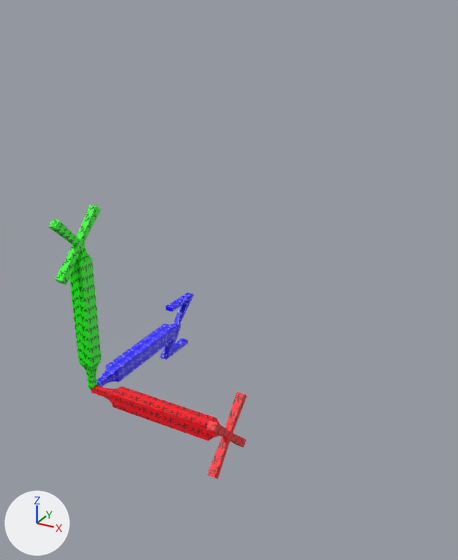
What one commit did to the FBX model Meshes/FBX/XYZ/XYZ_Forward(-Z)_Up(+Y).fbx.
Before and after are seen from a camera (50 mm lens) standing at (2.46, -2.65, 2.31) and looking at (0.66, 0.64, 0.66). The lights are fixed; the arrows at lower left show +X, +Y and +Z.

The scene before the commit, as lines of its bpy script (objects in view):
```python
me_x_mesh = bpy.data.meshes.new('X_Mesh')
me_x_mesh.from_pydata(...)  # 60 vertices, 58 faces; spans x 0.0..1.025, y -0.195..0.194, z -0.194..0.194
me_x_mesh.materials.append(mat_mainmaterial)  # picture img_xyz_png
me_y_mesh = bpy.data.meshes.new('Y_Mesh')
me_y_mesh.from_pydata(...)  # 56 vertices, 54 faces; spans x -0.05..0.05, y -0.195..0.194, z 0.0..1.194
me_y_mesh.materials.append(mat_mainmaterial)  # picture img_xyz_png
me_z_mesh = bpy.data.meshes.new('Z_Mesh')
me_z_mesh.from_pydata(...)  # 68 vertices, 66 faces; spans x -0.05..0.05, y 0.0..1.208, z -0.2..0.2
me_z_mesh.materials.append(mat_mainmaterial)  # picture img_xyz_png
ob_x_transform = bpy.data.objects.new('X_Transform', me_x_mesh)
ob_x_transform.location = (0.0, 0.0, 0.0)
ob_y_transform = bpy.data.objects.new('Y_Transform', me_y_mesh)
ob_y_transform.location = (0.0, 0.0, 0.0)
ob_z_transform = bpy.data.objects.new('Z_Transform', me_z_mesh)
ob_z_transform.location = (0.0, 0.0, 0.0)
```
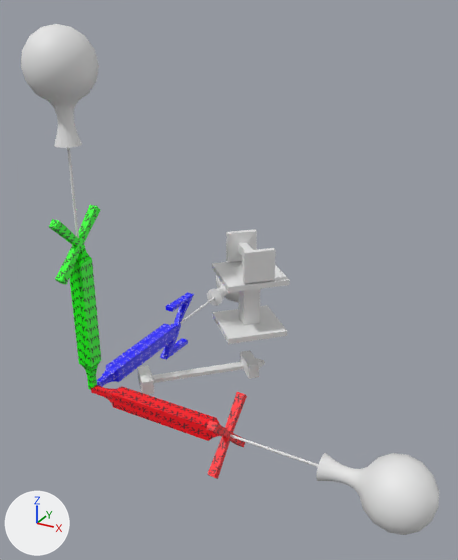
Location of each change, [x1, y1, x2, y2] in pixels of the pictures (458 x 560 px):
'DirectionThingie_X', added: after [230, 434, 439, 535]
'DirectionThingie_Y', added: after [21, 24, 99, 238]
'RodB', added: after [212, 261, 290, 344]
'RodC', added: after [226, 229, 276, 283]
'RodA', added: after [137, 350, 265, 395]
'DirectionThingie_Z', added: after [181, 261, 239, 323]

The edits, one by one:
Mesh me_rodthing is new.
It has 32 vertices, 30 faces and spans x -0.05..0.0587, y -0.05..0.05, z -0.05..0.05.
Mesh me_directionthingie is new.
It has 226 vertices, 240 faces and spans x -0.511..0.197, y -0.196..0.196, z -1.039..0.2.
Object 'RodB' (ob_rodb) is new; it shows me_rodthing.
Its parent is ob_roda.
Its location is (0.0442, 0.0, 0.5).
Its rotation in degrees is (0, -90, 0).
Its scale is (4.0, 2.0, 0.5).
Object 'RodA' (ob_roda) is new; it shows me_rodthing.
Its location is (0.5, 0.5, 0.0).
Its rotation in degrees is (0, 0, 45).
Its scale is (8.0, 2.0, 1.0).
Object 'DirectionThingie_Y' (ob_directionthingie_y) is new; it shows me_directionthingie.
Its location is (0.0, 0.0, 2.0).
Its rotation in degrees is (6, -26, 87).
Object 'DirectionThingie_Z' (ob_directionthingie_z) is new; it shows me_directionthingie.
Its location is (0.0, 2.0, 0.0).
Its rotation in degrees is (0.1, 64, 85).
Object 'RodC' (ob_rodc) is new; it shows me_rodthing.
Its parent is ob_rodb.
Its location is (0.0781, 0.0, 0.0).
Its rotation in degrees is (90, 0, 90).
Its scale is (1.0, 0.5, 0.5).
Object 'DirectionThingie_X' (ob_directionthingie_x) is new; it shows me_directionthingie.
Its location is (2.0, 0.0, 0.0).
Its rotation in degrees is (0.1, 64, -5.2).
